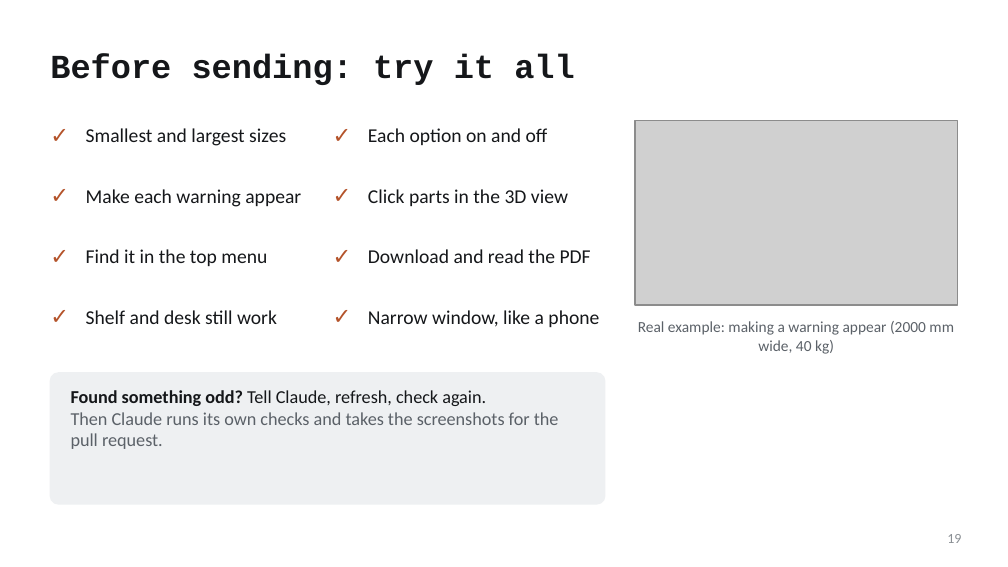
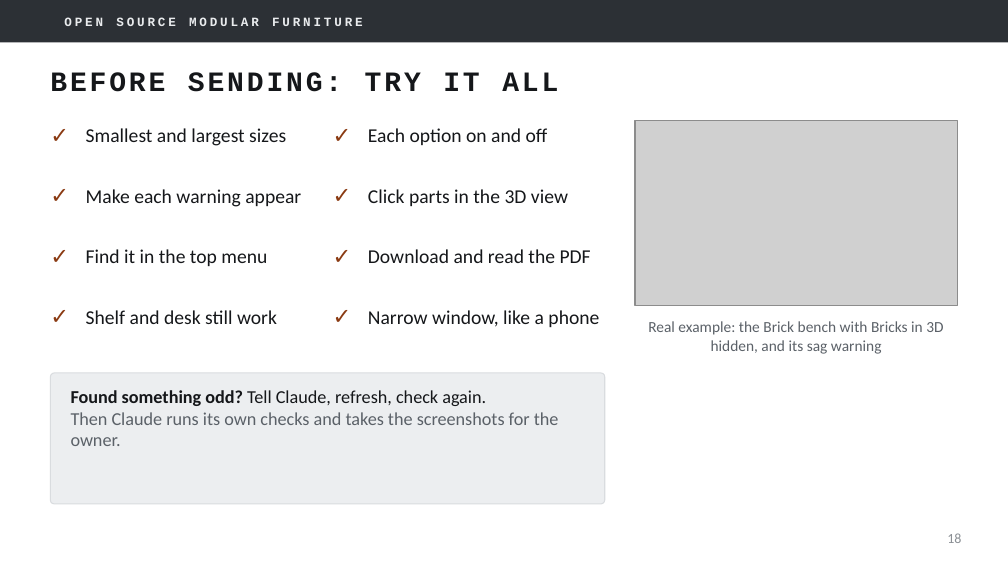
Before and after one commit to mfprado/acrylic-furniture, a slide deck: slide 18 of docs/contributing-guide.pptx (slide 19 before the commit). Drawn at 1008x567 pixels with LibreOffice and Linux fonts; fonts in the diff are those of the drawing; grey boxes stand for pictures; background and template pictures are left out. Boxes give left, top, right and bottom in pixels: in the first picture for what was removed or moved away, otherwise in the second. Text is boxed around its words. In the diff, an @@ line names an element or a change of style, - is before the commit and + after.

```diff
--- a/docs/contributing-guide.pptx
+++ b/docs/contributing-guide.pptx
@@ rectangle added at [0, 0, 1008, 42], fill #2C3035 @@
@@ text added at [64, 17, 363, 26], 9 pt, text #E9EBED, bold @@
+OPEN SOURCE MODULAR FURNITURE
@@ title at [50, 72, 558, 92]: text changed; size 24 to 20 pt @@
-Before sending: try it all
+BEFORE SENDING: TRY IT ALL
@@ text colour #B4532A to #8A3A12 in 8 elements at [50, 121, 81, 161], [333, 121, 363, 161], [50, 181, 81, 222], [333, 181, 363, 222], [50, 242, 81, 282], [333, 242, 363, 282], [50, 302, 81, 343], [333, 302, 363, 343] @@
@@ text at [648, 321, 943, 354]: text changed @@
-Real example: making a warning appear (2000 mm wide, 40 kg)
+Real example: the Brick bench with Bricks in 3D hidden, and its sag warning
@@ rounded rectangle at [50, 373, 605, 504]: fill #EEF0F2 to #ECEEF0; outline #EEF0F2 1 pt to #D9DCDF 0.75 pt; proportions changed @@
@@ text at [71, 412, 559, 446]: text changed @@
-Then Claude runs its own checks and takes the screenshots for the pull request.
+Then Claude runs its own checks and takes the screenshots for the owner.
@@ page number at [947, 533, 961, 543]: text changed @@
-19
+18
```
Also in this commit, not shown: 16 other slides changed, 4 slides added, 5 slides removed, 6 other files.
